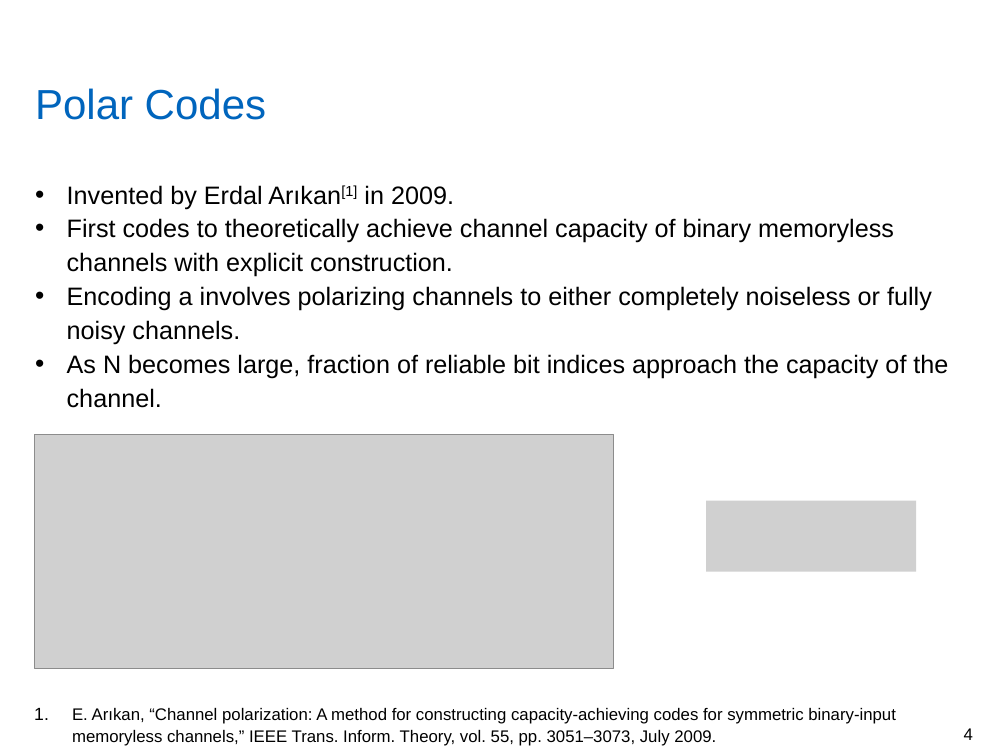
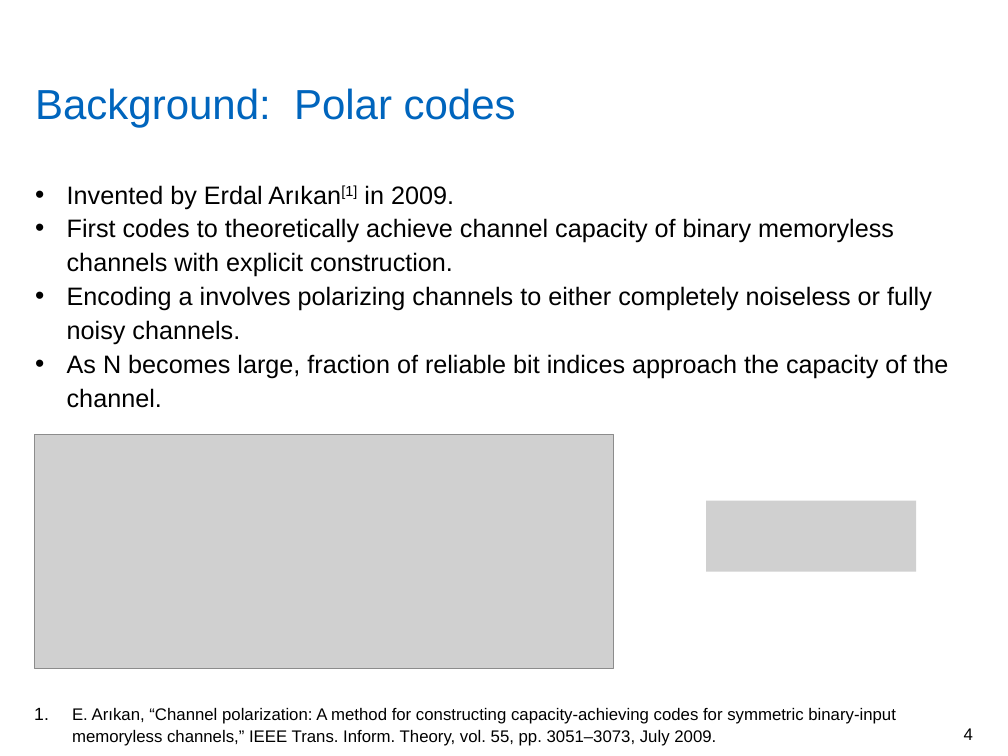
Before and after one commit to yadhu1961/thesis_5GPolorCodes, a slide deck: slide 4 of final_presentation/finalPpt.pptx. Drawn at 1008x756 pixels with LibreOffice and Linux fonts; fonts in the diff are those of the drawing; grey boxes stand for pictures; background and template pictures are left out. Boxes give left, top, right and bottom in pixels: in the first picture for what was removed or moved away, otherwise in the second. Text is boxed around its words. In the diff, an @@ line names an element or a change of style, - is before the commit and + after.

```diff
--- a/final_presentation/finalPpt.pptx
+++ b/final_presentation/finalPpt.pptx
@@ title at (35, 88, 516, 128): text changed @@
-Polar Codes
+Background: Polar codes
```
Also in this commit, not shown: 12 other slides changed, 17 slides added, 1 slide removed, 8 other files.
